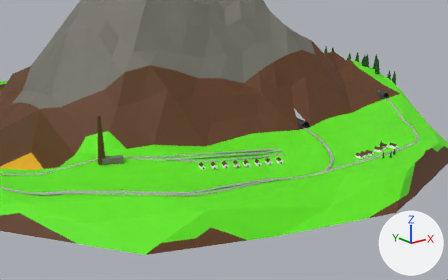
Renders of the OBJ model GLFW_EXAMPLE/models/mountian6.obj from each side of a commit.
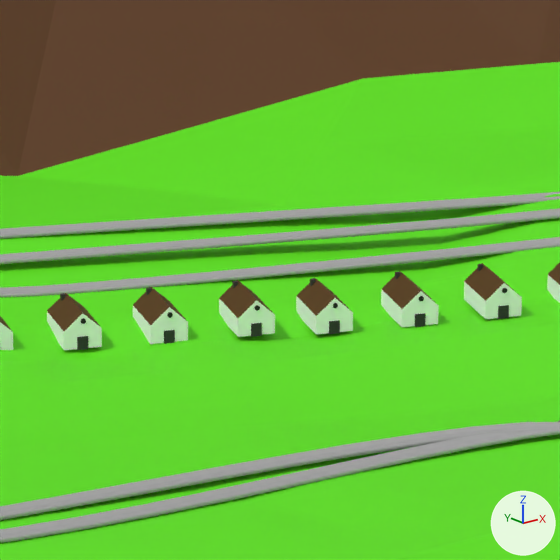
Old and new are each drawn from a 50 mm camera at (-120.4, -184.7, 32.5) aimed at (-22.0, -61.7, -16.7) and again close up on the part from 46% to 62% of the width and 44% to 70% of the height. The axes (+X, +Y, +Z) are drawn at lower right. The lights are the same throughout. Where no turn or scale is listed for an object, it has been applied to the vertices.
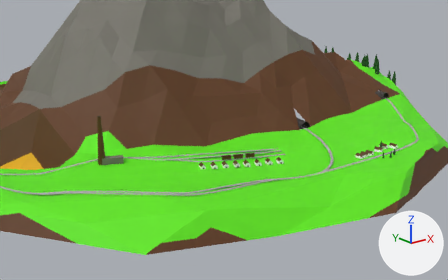
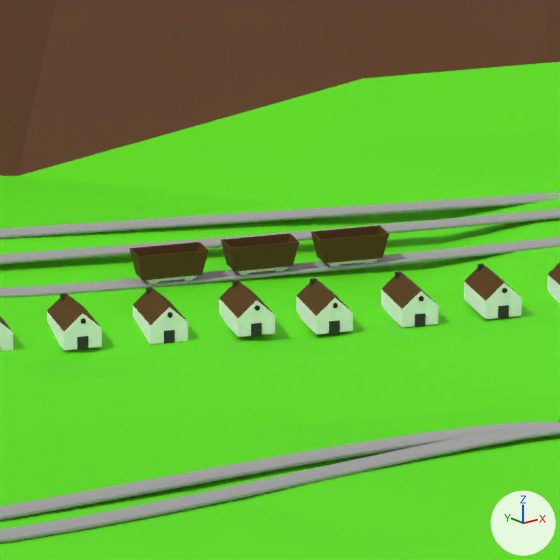
Where the change shows, as pixel boxes (x1, y1, x2, y2) in the close-ups (560 x 560 px):
'Cube.001_Cube.002', added: after (129, 242, 209, 284)
    faces in mat_wood (picture img_bark_png): (129, 242, 209, 280)
    faces in mat_metal (white #e7e7e7): (146, 275, 197, 284)
'Cube.000_Cube.001', added: after (221, 233, 299, 275)
    faces in mat_wood (picture img_bark_png): (221, 233, 299, 272)
    faces in mat_metal (white #e7e7e7): (237, 267, 288, 275)
'Cube.004_Cube.000', added: after (311, 225, 389, 267)
    faces in mat_wood (picture img_bark_png): (311, 225, 389, 263)
    faces in mat_metal (white #e7e7e7): (327, 259, 377, 267)

Diff of the bpy script that builds the scene:
```diff
--- a/GLFW_EXAMPLE/models/mountian6.obj.py
+++ b/GLFW_EXAMPLE/models/mountian6.obj.py
@@ img_bark_png @@
+img_bark_png = load_image('Bark.png', 'textures/Bark.png', 100, 100, 'sRGB')
@@ mat_metal @@
+mat_metal = principled_material('Metal')
+mat_metal.base_color = (0.8, 0.8, 0.8)  # white #e7e7e7
+mat_metal.roughness = 1.0
@@ mat_wood @@
+mat_wood = principled_material('Wood')
+mat_wood.texture = img_bark_png
+mat_wood.roughness = 0.69
@@ me_cube_004_cube_000 @@
+me_cube_004_cube_000.from_pydata(...)  # 120 vertices, 76 faces; spans x -18.17..-15.43, y -67.31..-65.46, z -21.62..-20.4
+# faces by material slot: [62, 14]
+me_cube_004_cube_000.materials.append(mat_metal)  # white #e7e7e7
+me_cube_004_cube_000.materials.append(mat_wood)  # picture img_bark_png
@@ me_cube_001_cube_002 @@
+me_cube_001_cube_002.from_pydata(...)  # 120 vertices, 76 faces; spans x -24.29..-21.55, y -64.84..-62.99, z -21.59..-20.37
+# faces by material slot: [62, 14]
+me_cube_001_cube_002.materials.append(mat_metal)  # white #e7e7e7
+me_cube_001_cube_002.materials.append(mat_wood)  # picture img_bark_png
@@ me_cube_000_cube_001 @@
+me_cube_000_cube_001.from_pydata(...)  # 120 vertices, 76 faces; spans x -21.22..-18.48, y -66.06..-64.21, z -21.6..-20.38
+# faces by material slot: [62, 14]
+me_cube_000_cube_001.materials.append(mat_metal)  # white #e7e7e7
+me_cube_000_cube_001.materials.append(mat_wood)  # picture img_bark_png
@@ ob_cube_004_cube_000 @@
+ob_cube_004_cube_000 = bpy.data.objects.new('Cube.004_Cube.000', me_cube_004_cube_000)
+ob_cube_004_cube_000.location = (0.0, 0.0, 0.0)
@@ ob_cube_001_cube_002 @@
+ob_cube_001_cube_002 = bpy.data.objects.new('Cube.001_Cube.002', me_cube_001_cube_002)
+ob_cube_001_cube_002.location = (0.0, 0.0, 0.0)
@@ ob_cube_000_cube_001 @@
+ob_cube_000_cube_001 = bpy.data.objects.new('Cube.000_Cube.001', me_cube_000_cube_001)
+ob_cube_000_cube_001.location = (0.0, 0.0, 0.0)
```
